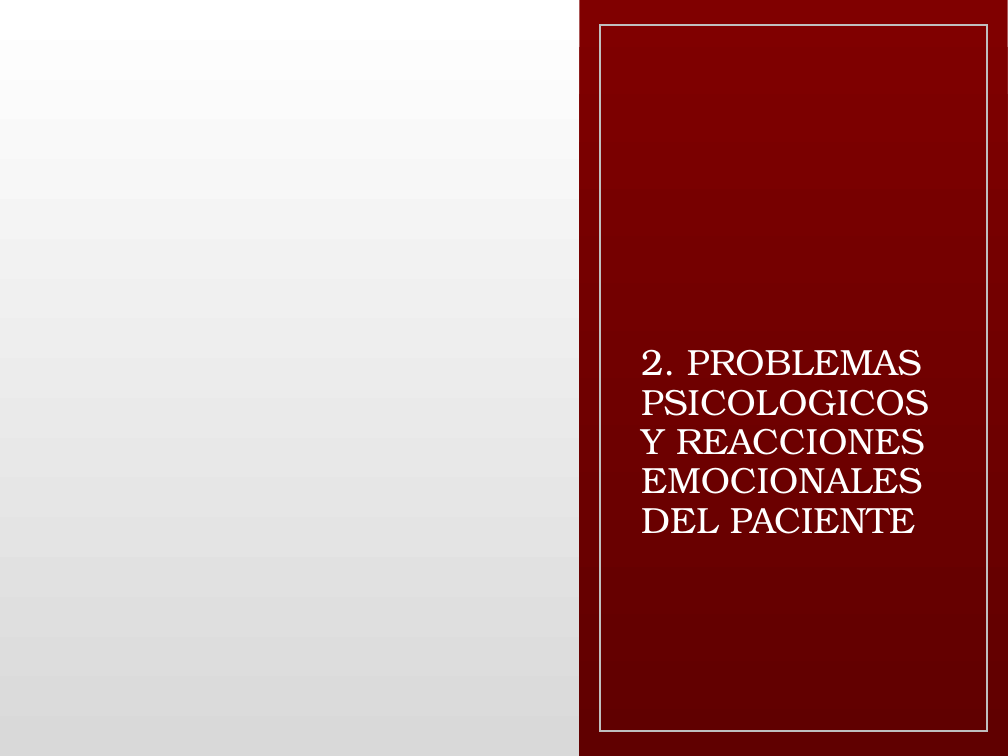
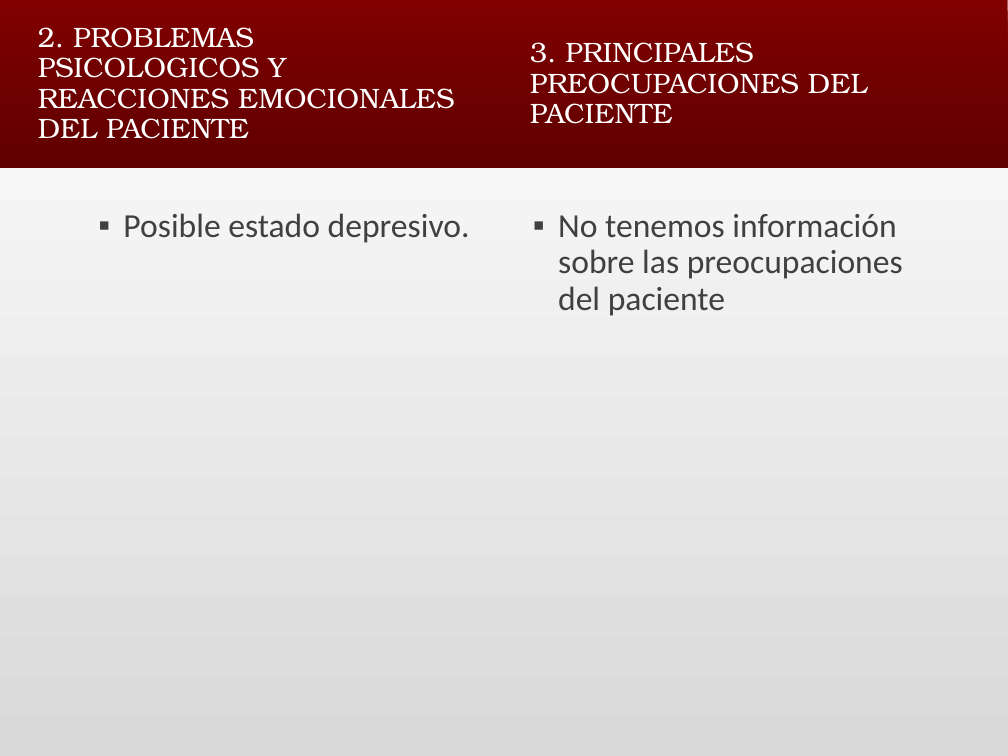
Before and after one commit to nerachan/far, a slide deck: slide 12 of 2.2 FAR/PS/Ejercicios/Trabajo/VIH.pptx. Drawn at 1008x756 pixels with LibreOffice and Linux fonts; fonts in the diff are those of the drawing. Boxes give left, top, right and bottom in pixels: in the first picture for what was removed or moved away, otherwise in the second. Text is boxed around its words. In the diff, an @@ line names an element or a change of style, - is before the commit and + after.

```diff
--- a/2.2 FAR/PS/Ejercicios/Trabajo/VIH.pptx
+++ b/2.2 FAR/PS/Ejercicios/Trabajo/VIH.pptx
@@ rectangle added at (0,0,1008,168), fill gradient #800000 to #600000 @@
@@ title "2. PROBLEMAS PSICOLOGICOS Y REACCIONES ...": place and size @@
-title "2. PROBLEMAS PSICOLOGICOS Y REACCIONES ..." at (641,349,929,534)
+title "2. PROBLEMAS PSICOLOGICOS Y REACCIONES ..." at (38,27,455,139)
@@ title "2. PROBLEMAS PSICOLOGICOS Y REACCIONES ..." at (38,27,455,139): size 26 to 20 pt; vertical alignment bottom to middle @@
@@ rectangle removed at (580,0,1008,756) @@
@@ rectangle removed at (600,25,987,731) @@
@@ text added at (530,42,867,124), 20 pt, text #FFFFFF @@
+3. PRINCIPALES PREOCUPACIONES DEL PACIENTE
@@ text added at (123,213,470,243), 24 pt, text #404040 @@
+▪ Posible estado depresivo.
@@ text added at (558,214,903,316), 24 pt, text #404040 @@
+▪ No tenemos información sobre las preocupaciones del paciente
```
Also in this commit, not shown: 1 slide removed, 5 other files.
